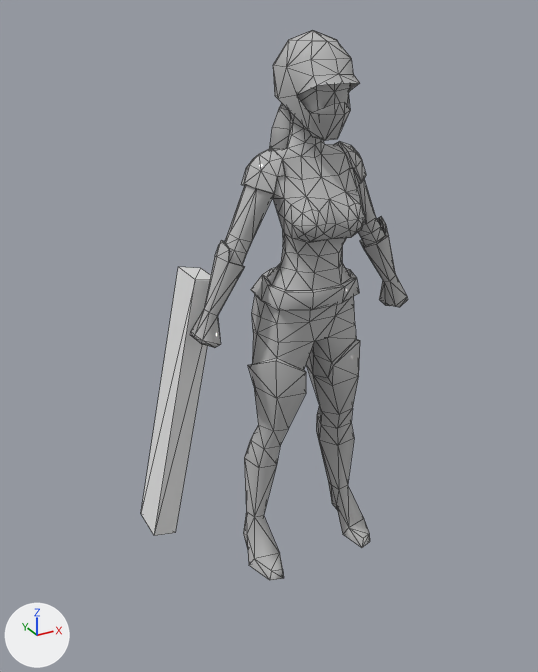
What one commit did to the FBX model Assets/Game/Model/Units/Sniper/Sniper-2.fbx.
Before and after are seen from a camera (50 mm lens) standing at (-1.15, -1.83, 1.76) and looking at (-0.09, 0.09, 0.8). Lighting does not change. The marker at lower left points along +X, +Y and +Z. Mesh edges are drawn as thin lines. Where no turn or scale is listed for an object, it has been applied to the vertices.
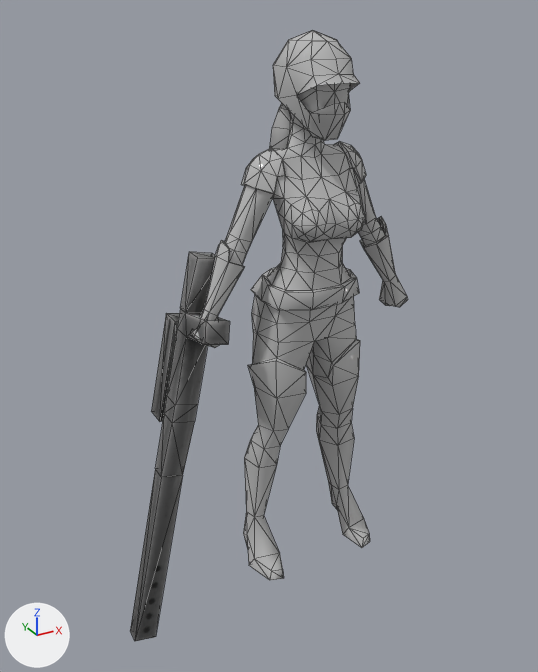
Changed parts and their boxes [x1, y1, x2, y2] in the pictures (538 x 672 px):
'Box065', added
    after: [130, 252, 230, 641]
'Box063', deleted
    before: [141, 267, 211, 536]

What the commit changed:
Picture 'Gun1-2.jpg' (img_gun1_2_jpg) is new.
Material 'Material #70' (mat_material__70) is new.
Its texture is img_gun1_2_jpg.
Its roughness is 0.0.
Mesh me_mesh_1 is new.
It has 48 vertices, 84 faces and spans x -0.248..0.111, y -0.07..0.236, z -1.024..0.352.
It uses material mat_material__70 (picture img_gun1_2_jpg).
Object 'Box063' (ob_box063) is deleted.
Object 'Box065' (ob_box065) is new; it shows me_mesh_1.
Its location is (-0.363, 0.022, 0.746).
